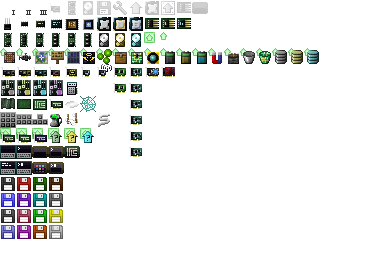
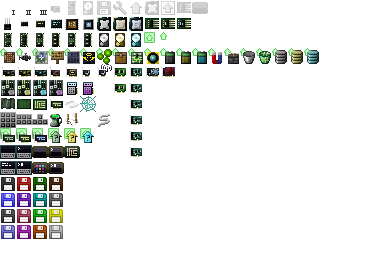
Layer changes from the first (384, 256) image to the second:
added layer "Ebene 2" in group "items" over [left=83, top=82, right=94, bottom=95]
